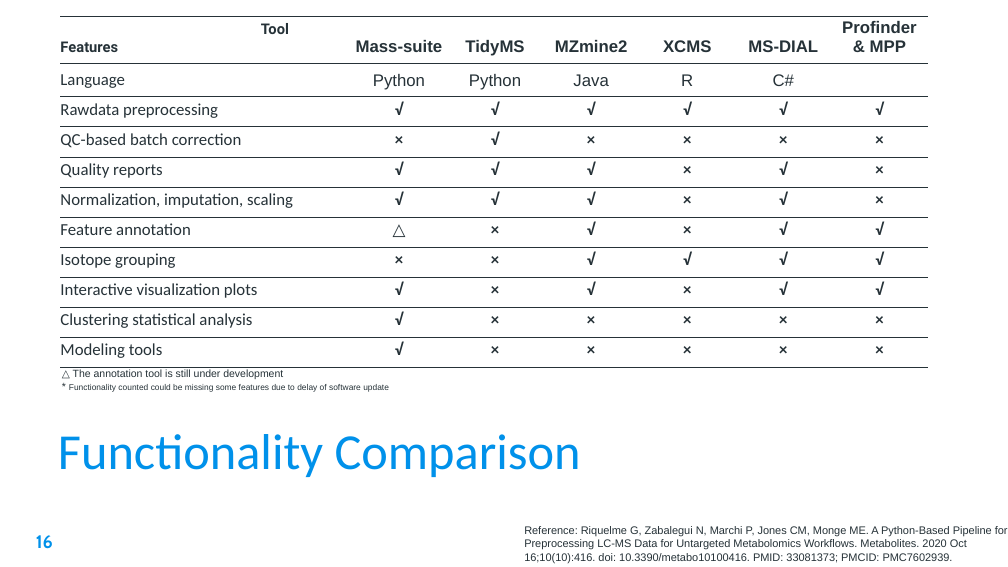
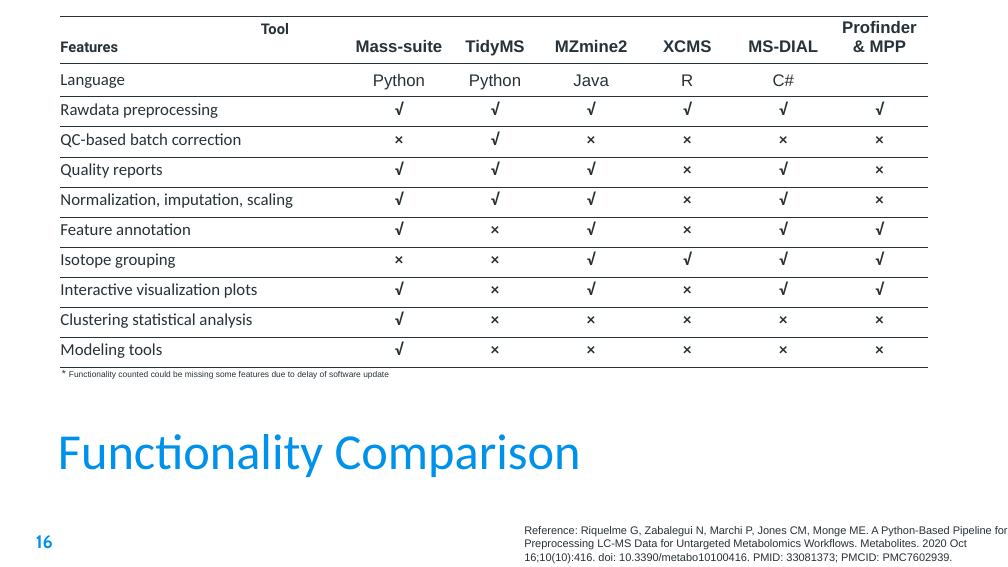
Before and after one commit to XiminHu/mass-suite, a slide deck: slide 16 of doc/20210326 ACS presentation.pptx. Drawn at 1008x567 pixels with LibreOffice and Linux fonts; fonts in the diff are those of the drawing; background and template pictures are left out. Boxes give left, top, right and bottom in pixels: in the first picture for what was removed or moved away, otherwise in the second. Text is boxed around its words. In the diff, an @@ line names an element or a change of style, - is before the commit and + after.

Commit message:
slide for ACS

```diff
--- a/doc/20210326 ACS presentation.pptx
+++ b/doc/20210326 ACS presentation.pptx
@@ table at [60, 17, 928, 363] @@
-row 7, column 2: △
+row 7, column 2: √
@@ text at [73, 369, 283, 379]: paragraph removed @@
-△ The annotation tool is still under development
```
Also in this commit, not shown: 5 other slides changed.
